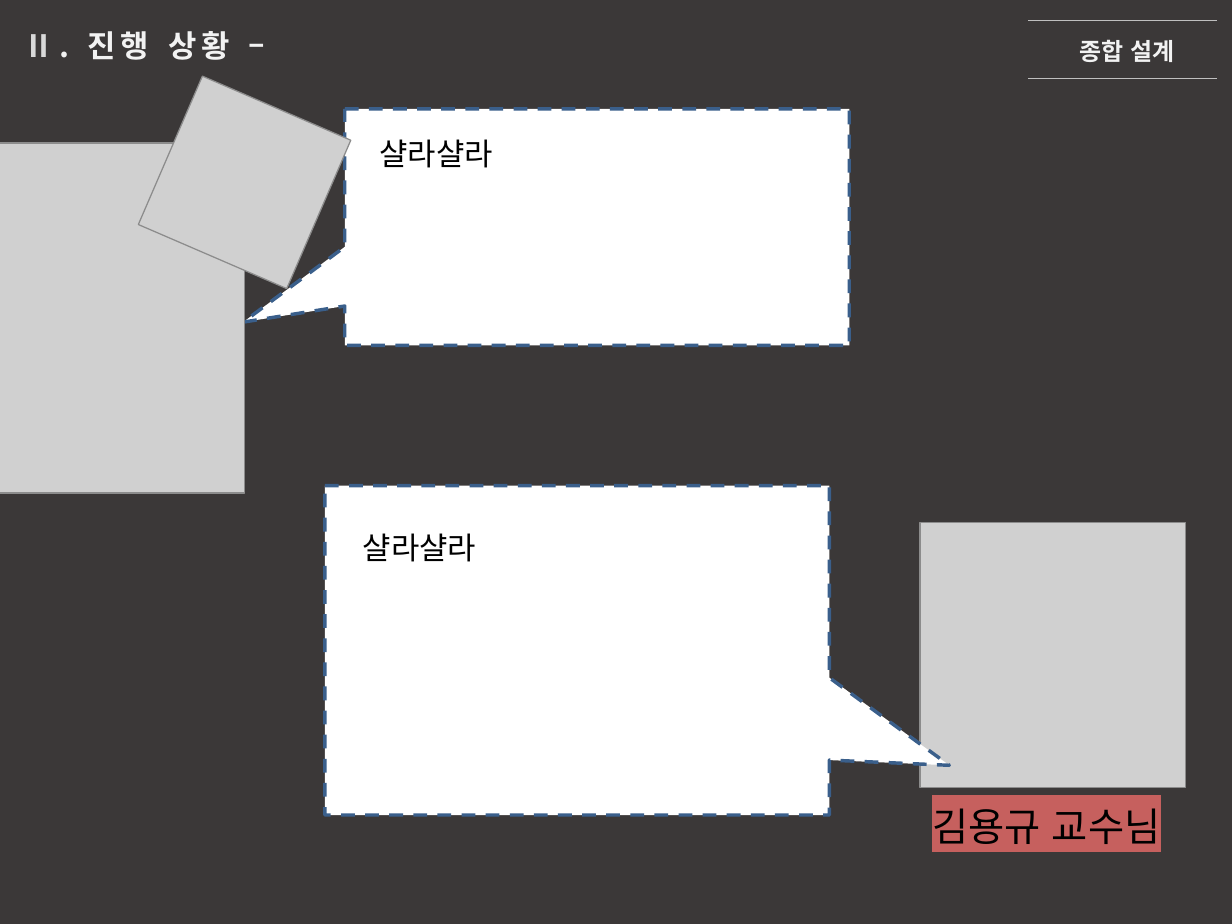
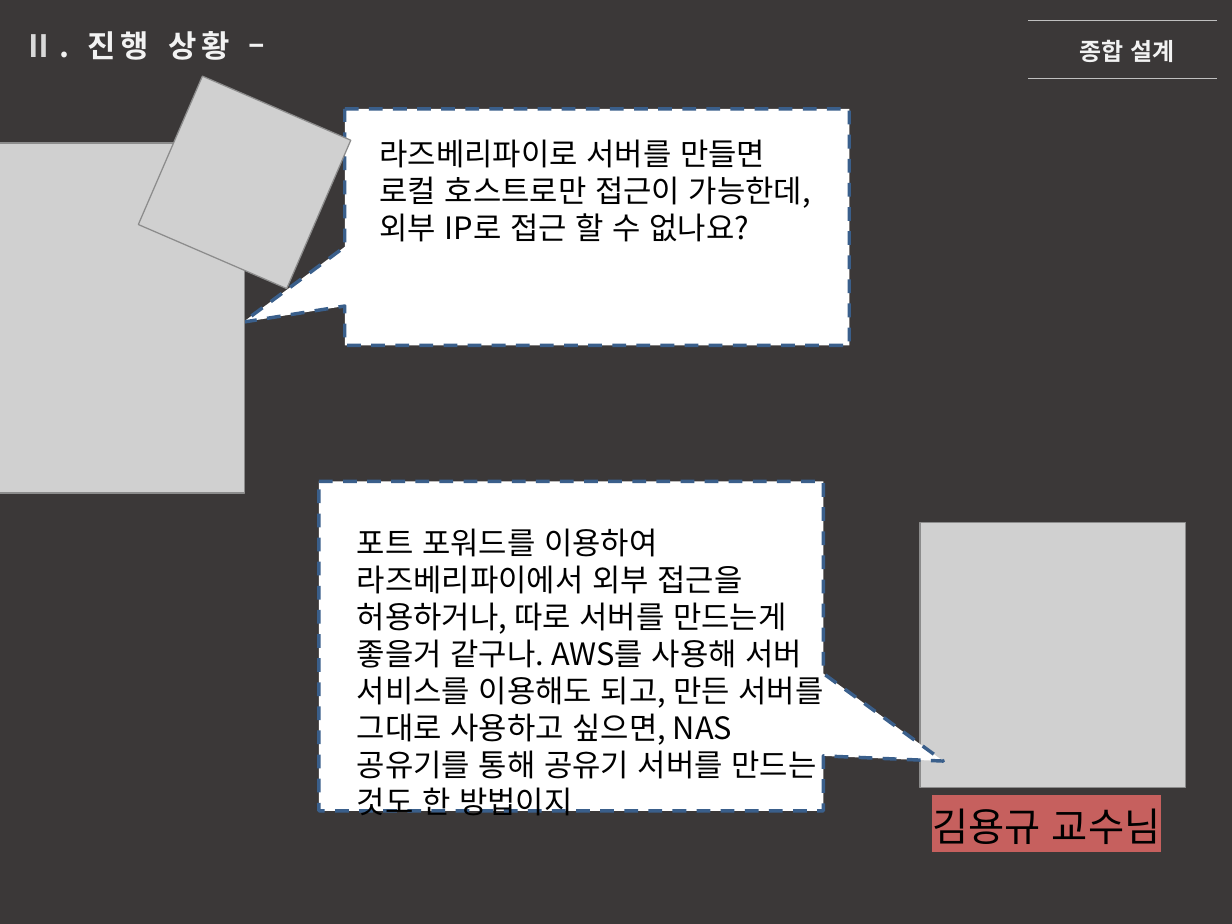
Before and after one commit to SekyuShin/FinalProject_saveFile, a slide deck: slide 21 of weeks_4/190402 종합설계 임예지_1.pptx (slide 23 before the commit). Drawn at 1232x924 pixels with LibreOffice and Linux fonts; fonts in the diff are those of the drawing; grey boxes stand for pictures. Boxes give left, top, right and bottom in pixels: in the first picture for what was removed or moved away, otherwise in the second. Text is boxed around its words. In the diff, an @@ line names an element or a change of style, - is before the commit and + after.

```diff
--- a/weeks_4/190402 종합설계 임예지_1.pptx
+++ b/weeks_4/190402 종합설계 임예지_1.pptx
@@ text at (380, 139, 811, 242): text changed @@
-샬라샬라
+라즈베리파이로 서버를 만들면
+로컬 호스트로만 접근이 가능한데,
+외부 IP로 접근 할 수 없나요?
@@ speech box: place and size @@
-speech box at (325, 485, 829, 814)
+speech box at (319, 482, 823, 811)
@@ text at (357, 528, 823, 822): text changed @@
-샬라샬라
+포트 포워드를 이용하여 라즈베리파이에서 외부 접근을 허용하거나, 따로 서버를 만드는게 좋을거 같구나. AWS를 사용해 서버 서비스를 이용해도 되고, 만든 서버를 그대로 사용하고 싶으면, NAS공유기를 통해 공유기 서버를 만드는 것도 한 방법이지
```
Also in this commit, not shown: 2 other slides changed, 3 slides removed, 2 other files.
